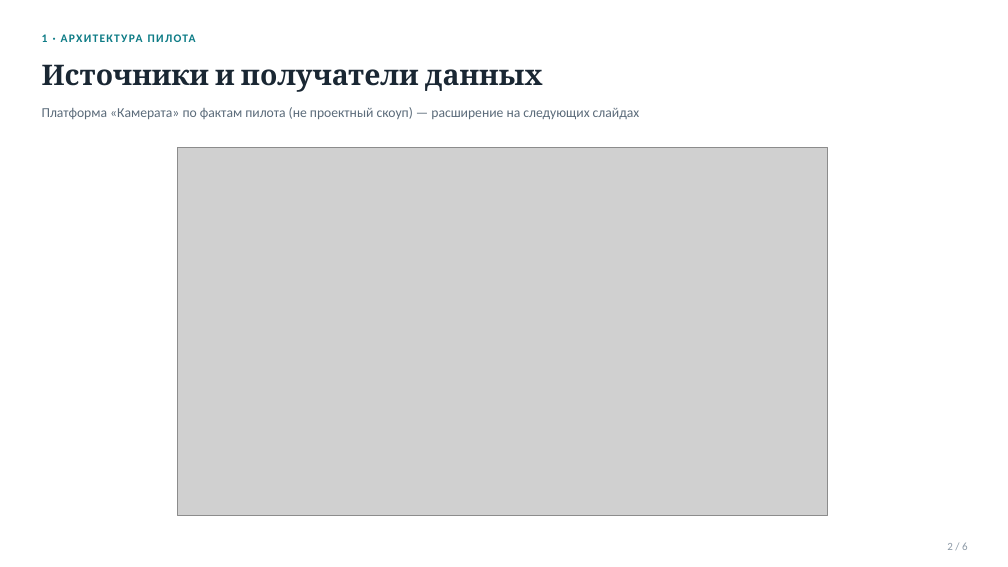
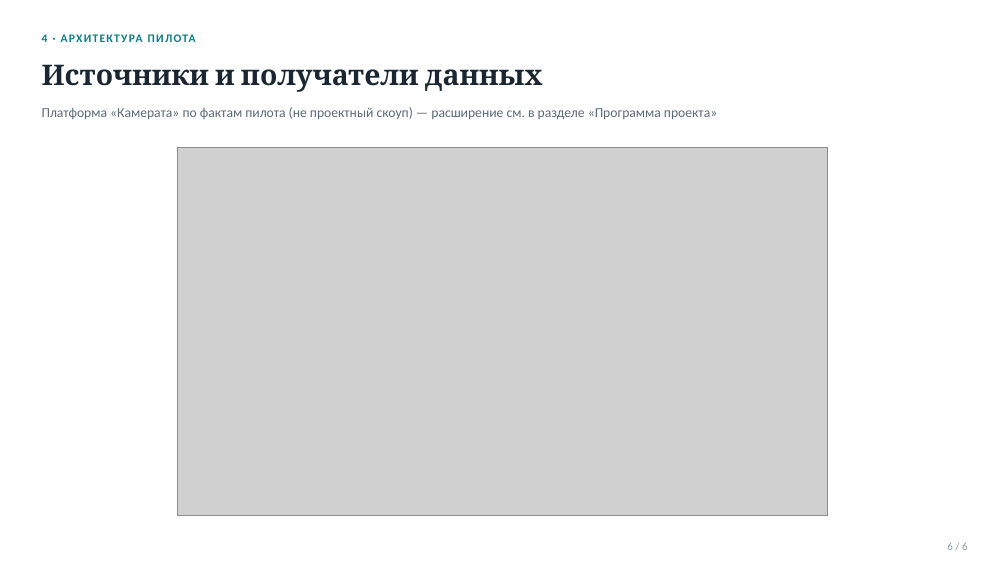
Before and after one commit to vladilslavandrosov-prog/job-RAG, a slide deck: slide 6 of docs/presentations/case-27-proekt-d8-skoup-i-voprosy.pptx (slide 2 before the commit). Drawn at 1008x567 pixels with LibreOffice and Linux fonts; fonts in the diff are those of the drawing; grey boxes stand for pictures. Boxes give left, top, right and bottom in pixels: in the first picture for what was removed or moved away, otherwise in the second. Text is boxed around its words. In the diff, an @@ line names an element or a change of style, - is before the commit and + after.

```diff
--- a/docs/presentations/case-27-proekt-d8-skoup-i-voprosy.pptx
+++ b/docs/presentations/case-27-proekt-d8-skoup-i-voprosy.pptx
@@ text at <box>42,34,48,42</box>: text changed @@
-1 · АРХИТЕКТУРА ПИЛОТА
+4 · АРХИТЕКТУРА ПИЛОТА
@@ text at <box>42,107,717,119</box>: text changed @@
-Платформа «Камерата» по фактам пилота (не проектный скоуп) — расширение на следующих слайдах
+Платформа «Камерата» по фактам пилота (не проектный скоуп) — расширение см. в разделе «Программа проекта»
```
Also in this commit, not shown: 4 other slides changed.
